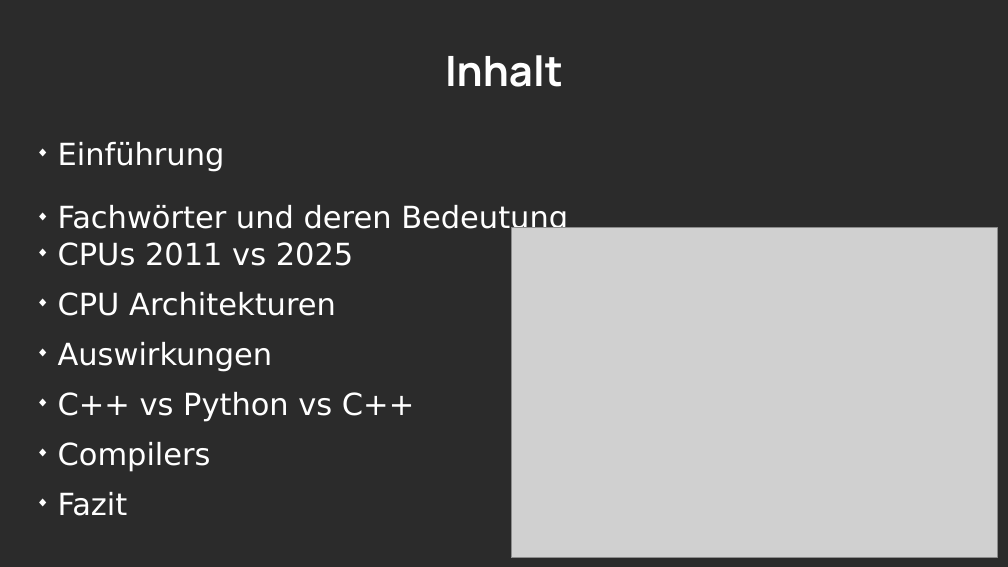
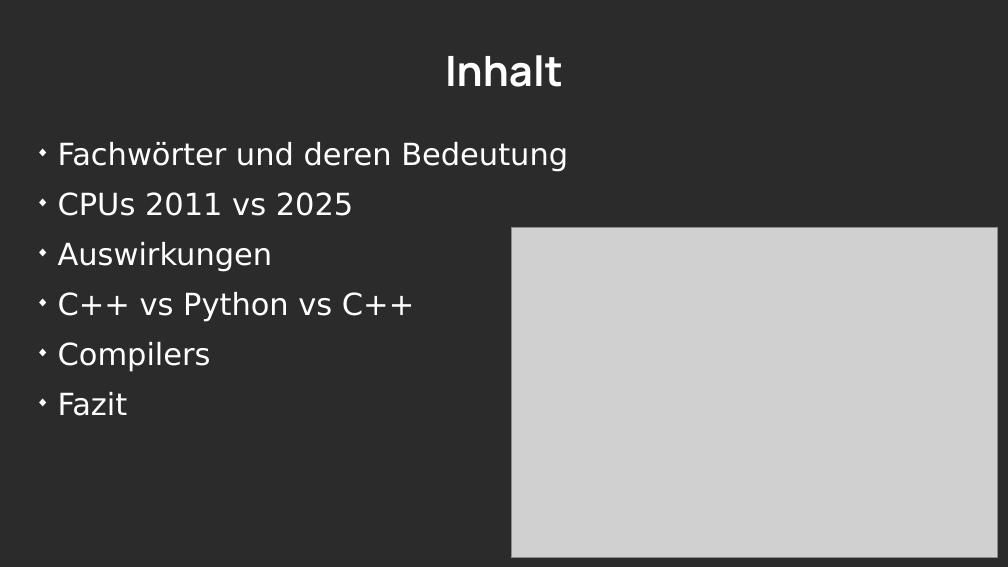
Before and after one commit to LordDreadfight/infpresentation, a slide deck: slide 2 of infCompilers.odp. Drawn at 1008x567 pixels with LibreOffice and Linux fonts; fonts in the diff are those of the drawing; grey boxes stand for pictures; background and template pictures are left out; a plain dark background stands for a picture behind light text. Boxes give left, top, right and bottom in pixels: in the first picture for what was removed or moved away, otherwise in the second. Text is boxed around its words. In the diff, an @@ line names an element or a change of style, - is before the commit and + after.

```diff
--- a/infCompilers.odp
+++ b/infCompilers.odp
@@ text at <box>58,142,225,171</box>: paragraph removed @@
-◆ Einführung
@@ text at <box>58,292,336,316</box>: paragraph removed @@
-◆ CPU Architekturen
```
Also in this commit, not shown: 4 other slides changed, 15 slides added, 9 slides removed, 5 other files.
